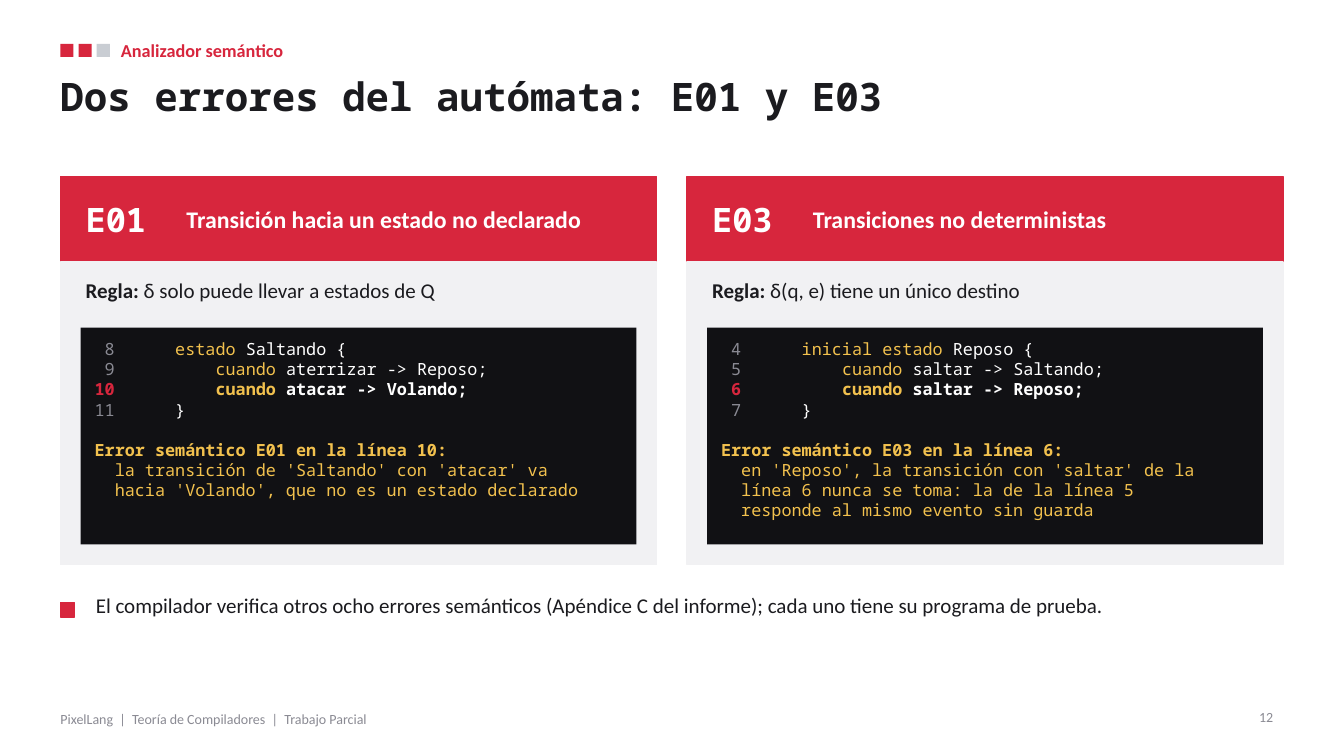
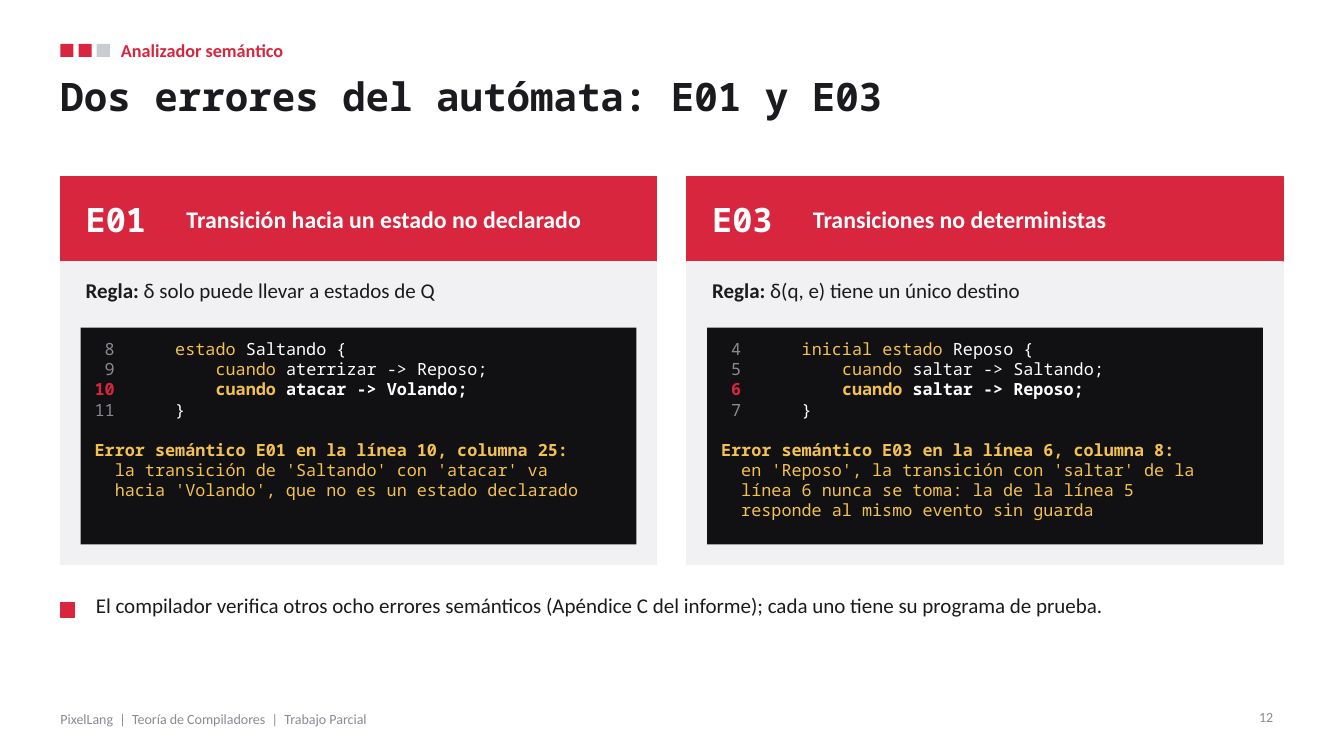
Before and after one commit to DavidRamPari/pixellang, a slide deck: slide 12 of docs/PixelLang_Presentacion.pptx. Drawn at 1344x756 pixels with LibreOffice and Linux fonts; fonts in the diff are those of the drawing. Boxes give left, top, right and bottom in pixels: in the first picture for what was removed or moved away, otherwise in the second. Text is boxed around its words. In the diff, an @@ line names an element or a change of style, - is before the commit and + after.

```diff
--- a/docs/PixelLang_Presentacion.pptx
+++ b/docs/PixelLang_Presentacion.pptx
@@ text in rectangle at (95, 443, 568, 459): text changed @@
-Error semántico E01 en la línea 10:
+Error semántico E01 en la línea 10, columna 25:
@@ text in rectangle at (721, 443, 1174, 459): text changed @@
-Error semántico E03 en la línea 6:
+Error semántico E03 en la línea 6, columna 8:
```
Also in this commit, not shown: 2 other slides changed, 3 other files.
